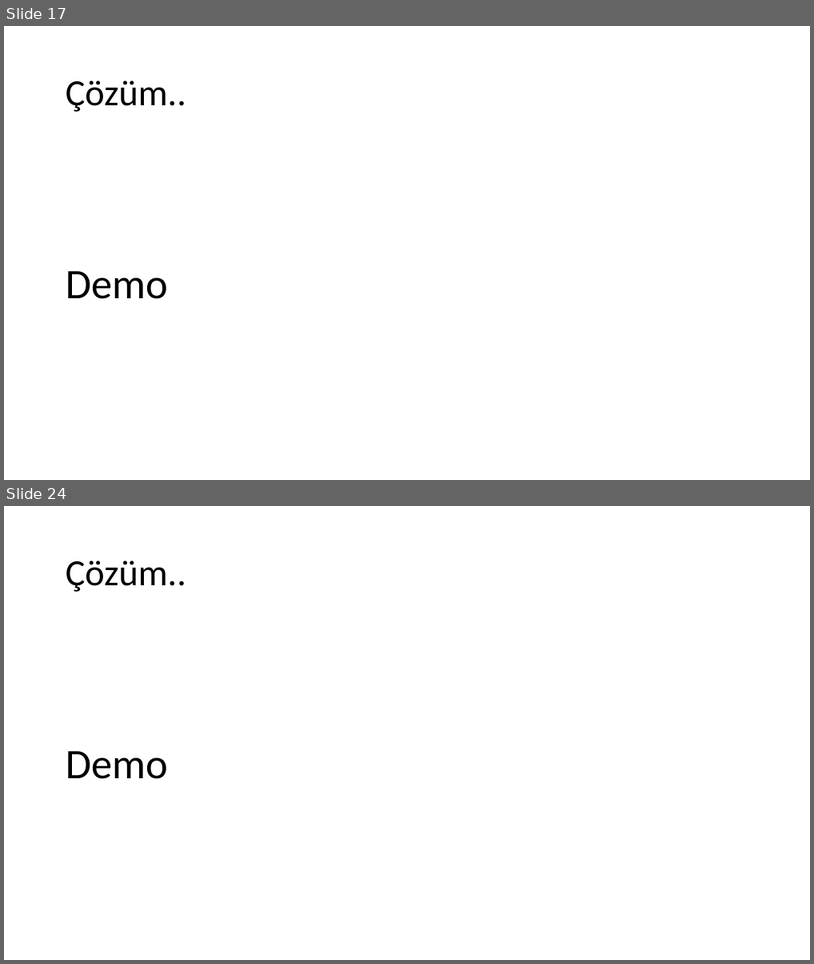
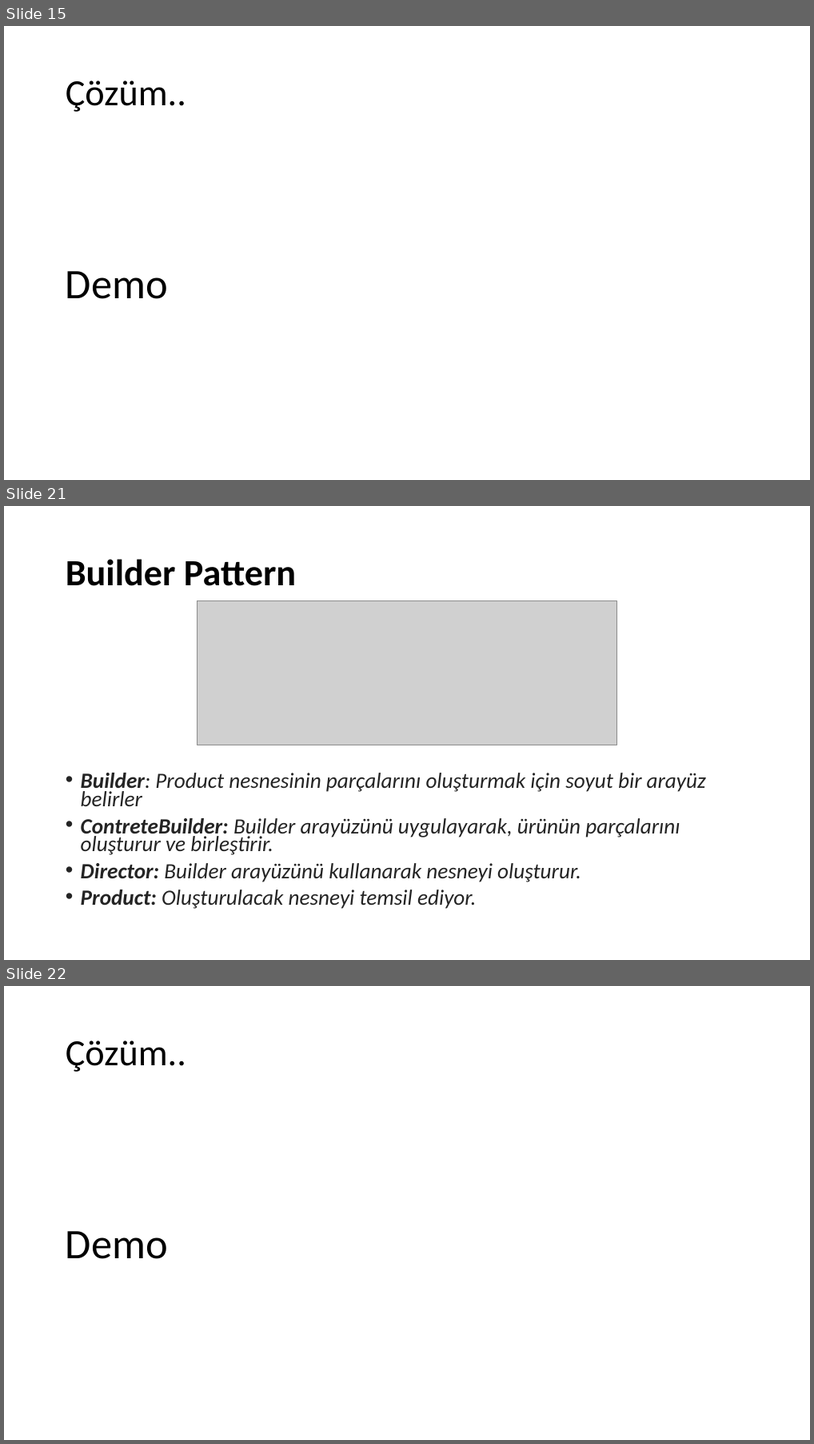
Before and after one commit to umiitkose/DesignPattern-Umiitkose, a slide deck: Tasarımdesenleri.pptx. Shown one above the other, each under a label of ours: slides 17 and 24 before the commit, slides 15, 21 and 22 after it; the slides between them are not shown. The pictures are 814x964 and 814x1444 pixels, drawn with LibreOffice and Linux fonts; fonts in the diff are those of the drawing; grey boxes stand for pictures. Boxes give left, top, right and bottom in pixels: in the first picture for what was removed or moved away, otherwise in the second. Text is boxed around its words. In the diff, an @@ line names an element or a change of style, - is before the commit and + after.

```diff
--- a/Tasarımdesenleri.pptx
+++ b/Tasarımdesenleri.pptx
@@ slide 21 added at (4, 506, 810, 960), background #FFFFFF @@
@@ title added at (66, 559, 296, 586), 44 pt, text #000000, bold @@
+Builder Pattern
@@ picture added at (198, 600, 618, 744) @@
@@ text added at (81, 772, 706, 908), 25.9 pt, text #242424, italic @@
+• Builder: Product nesnesinin parçalarını oluşturmak için soyut bir arayüz belirler
+• ContreteBuilder: Builder arayüzünü uygulayarak, ürünün parçalarını oluşturur ve birleştirir.
+• Director: Builder arayüzünü kullanarak nesneyi oluşturur.
+• Product: Oluşturulacak nesneyi temsil ediyor.
@@ what was slide 17 is now slide 15 @@
@@ what was slide 24 is now slide 22 @@
```
Also in this commit, not shown: 20 other slides added.
